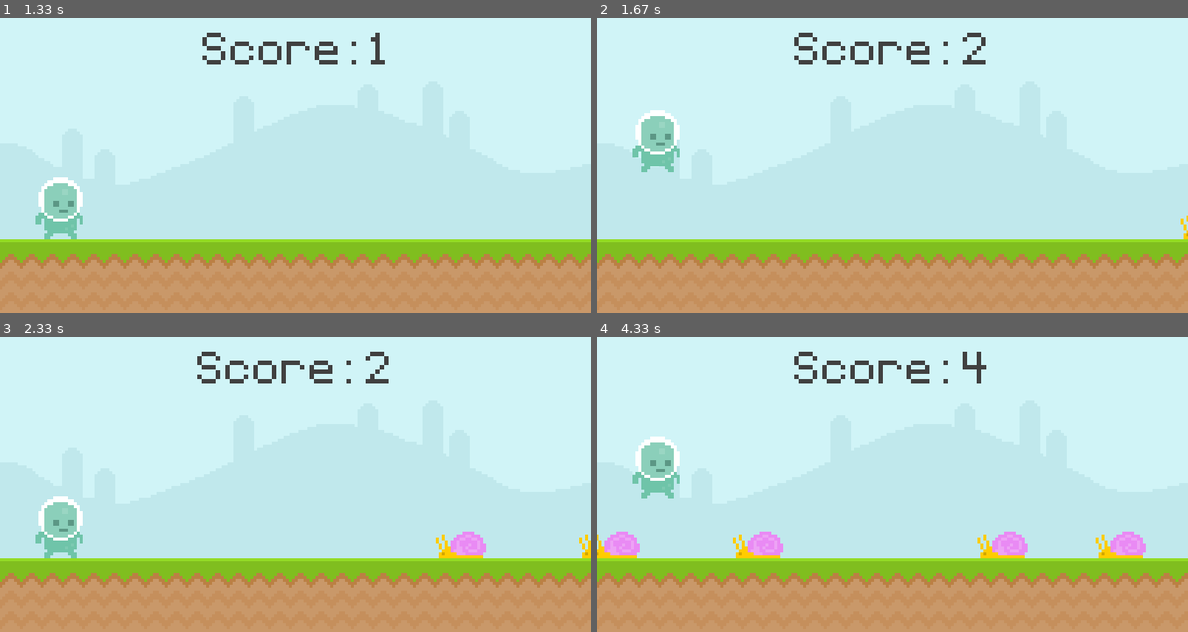
Above: before the commit, frames 1-4 (two rows, left to right).
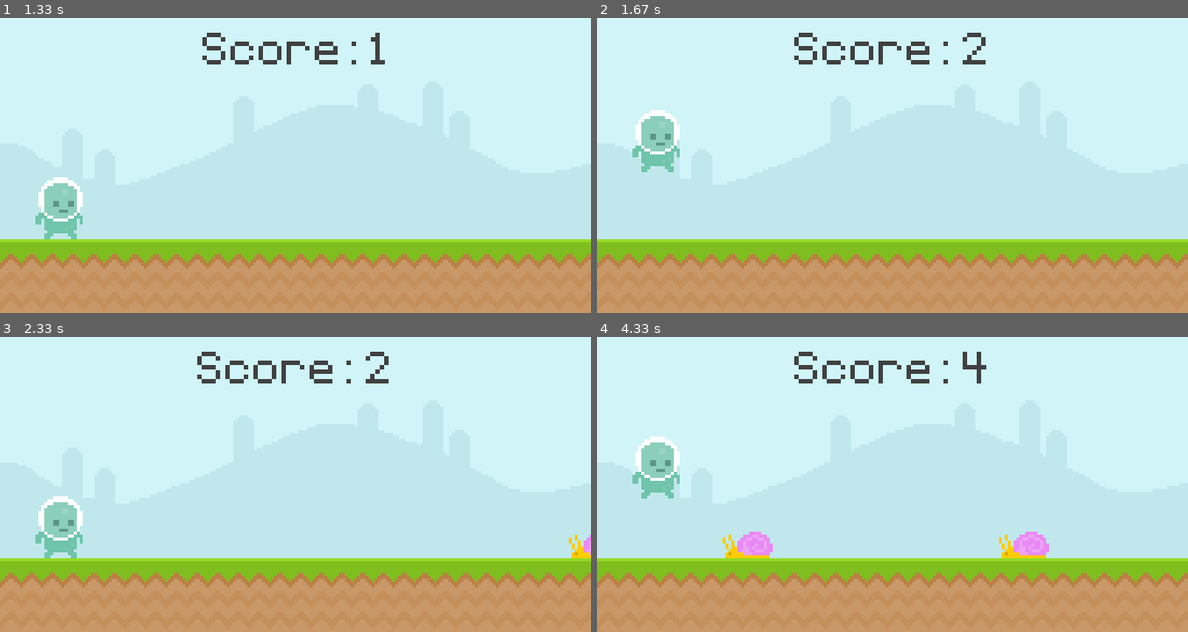
Above: after the commit, the same moments.

Repository: progchris00/Python-Projects
Game: pygame game, started from Pygames/Runner/main.py
Two runs of this game, one before a commit and one after it. Both use one fixed random seed, a clock stepped at 60 frames per second and the inputs below.
Inputs (mouse positions are in pixels of both pictures, inside the frame that each line leads up to):
- Up to frame 1 (1.33 s): tap Space at 0.33 s; click (295, 183) at 0.72 s
- Up to frame 2 (1.67 s): click (1111, 268) at 1.55 s
- Up to frame 3 (2.33 s): no input
- Up to frame 4 (4.33 s): click (862, 561) at 2.38 s; click (809, 422) at 3.22 s; click (1046, 457) at 3.55 s; click (1075, 478) at 3.88 s

Frame 1 is identical in both runs. In frame 2, less than 0.1% of the frame differs, in the area x 98-100%, y 67-75%; in frame 3, 0.7%; in frame 4, 2.4%, in the area x 0-93%, y 66-75%.

Commit message:
Changed enemy spawn logic

Diff:
--- a/Pygames/Runner/main.py
+++ b/Pygames/Runner/main.py
@@ -58,7 +58,7 @@
 
 # Timer
 obstacle_timer = pygame.USEREVENT + 1
-pygame.time.set_timer(obstacle_timer, 900)
+pygame.time.set_timer(obstacle_timer, 1500)
 
 while True:
     for event in pygame.event.get():
@@ -112,3 +112,5 @@
 
     pygame.display.update()
     clock.tick(60)
+
+    # 2:35:47
